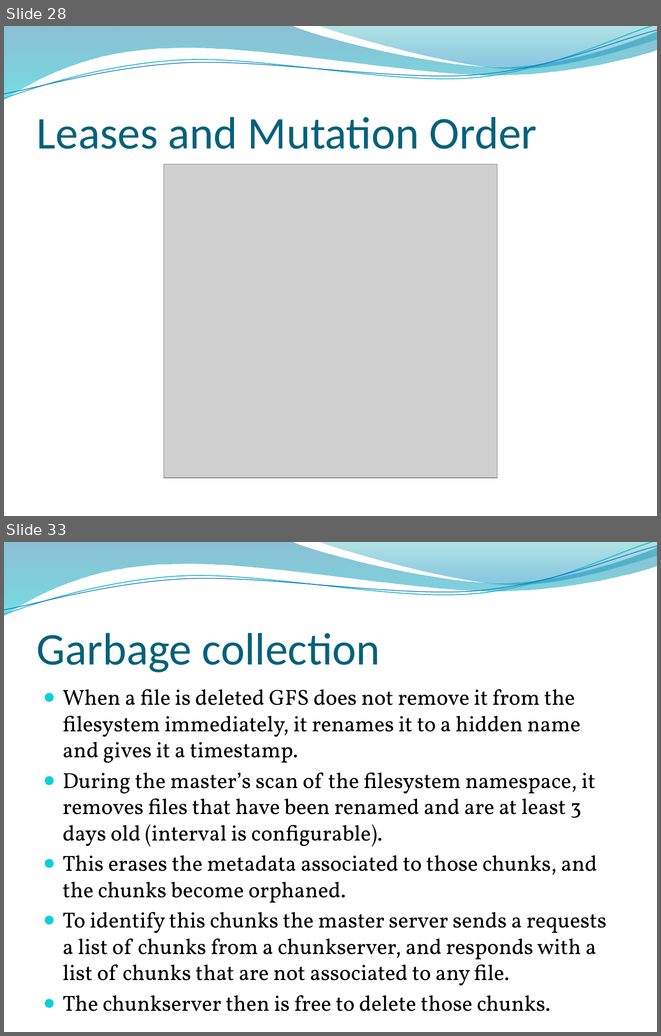
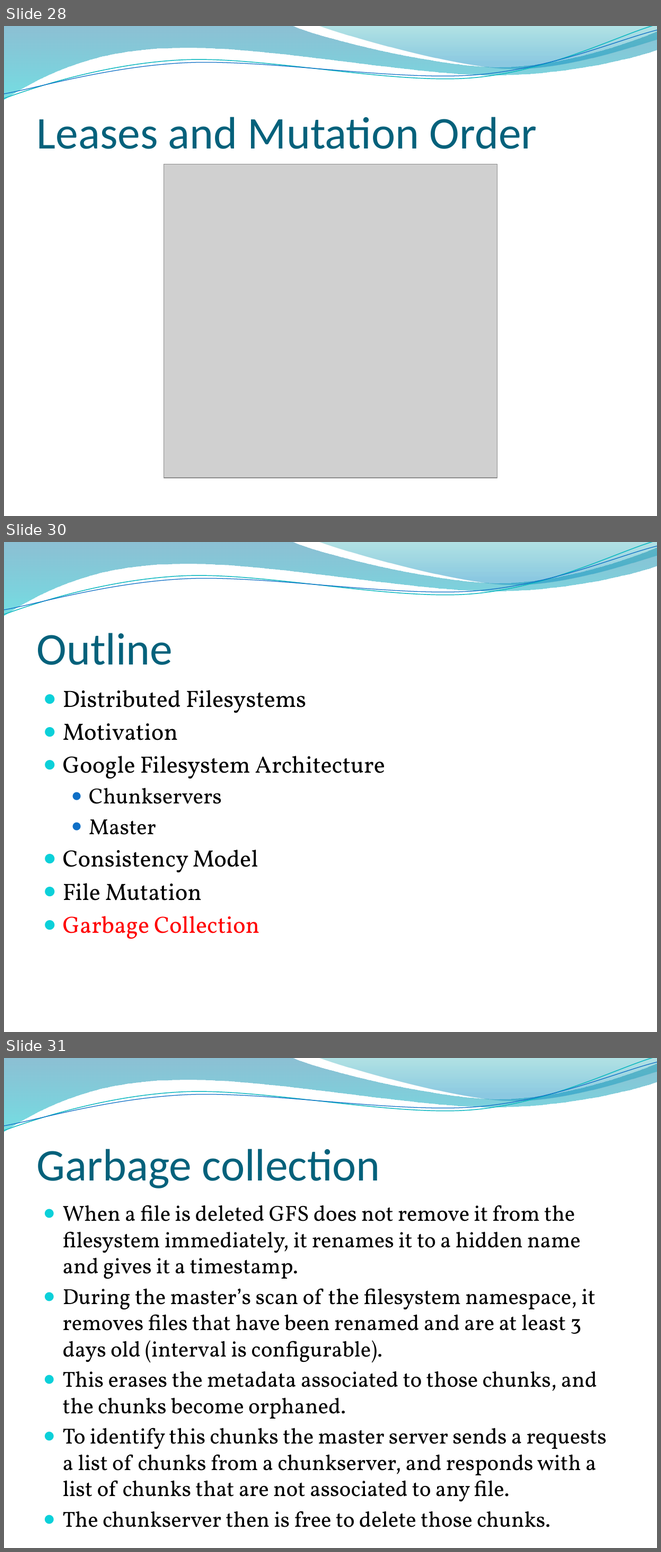
Before and after one commit to edvelezg/unb-os, a slide deck: google-fs/google-fs.pptx. Shown one above the other, each under a label of ours: slides 28 and 33 before the commit, slides 28, 30 and 31 after it; the slides between them are not shown. The pictures are 661x1036 and 661x1552 pixels, drawn with LibreOffice and Linux fonts; fonts in the diff are those of the drawing; grey boxes stand for pictures; background and template pictures are left out. Boxes give left, top, right and bottom in pixels: in the first picture for what was removed or moved away, otherwise in the second. Text is boxed around its words. In the diff, an @@ line names an element or a change of style, - is before the commit and + after.

```diff
--- a/google-fs/google-fs.pptx
+++ b/google-fs/google-fs.pptx
@@ slide 30 added at (4,542,657,1032), background picture (left out); not listed: 4 template elements that a slide beside it also shows @@
@@ title added at (37,633,173,665), 50 pt, text #04617B @@
+Outline
@@ text added at (63,690,385,938), 26 pt, text #000000 @@
+● Distributed Filesystems
+● Motivation
+● Google Filesystem Architecture
+  ● Chunkservers
+  ● Master
+● Consistency Model
+● File Mutation
+● Garbage Collection
@@ what was slide 33 is now slide 31 @@
```
Also in this commit, not shown: 13 slides changed, 1 other slide added, 4 slides removed.
